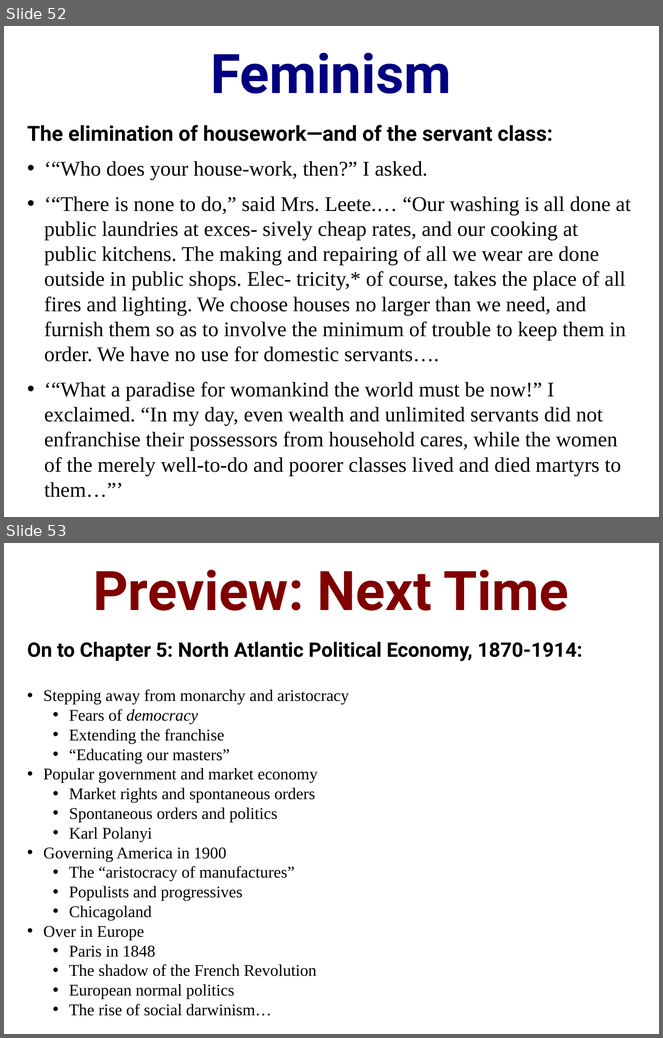
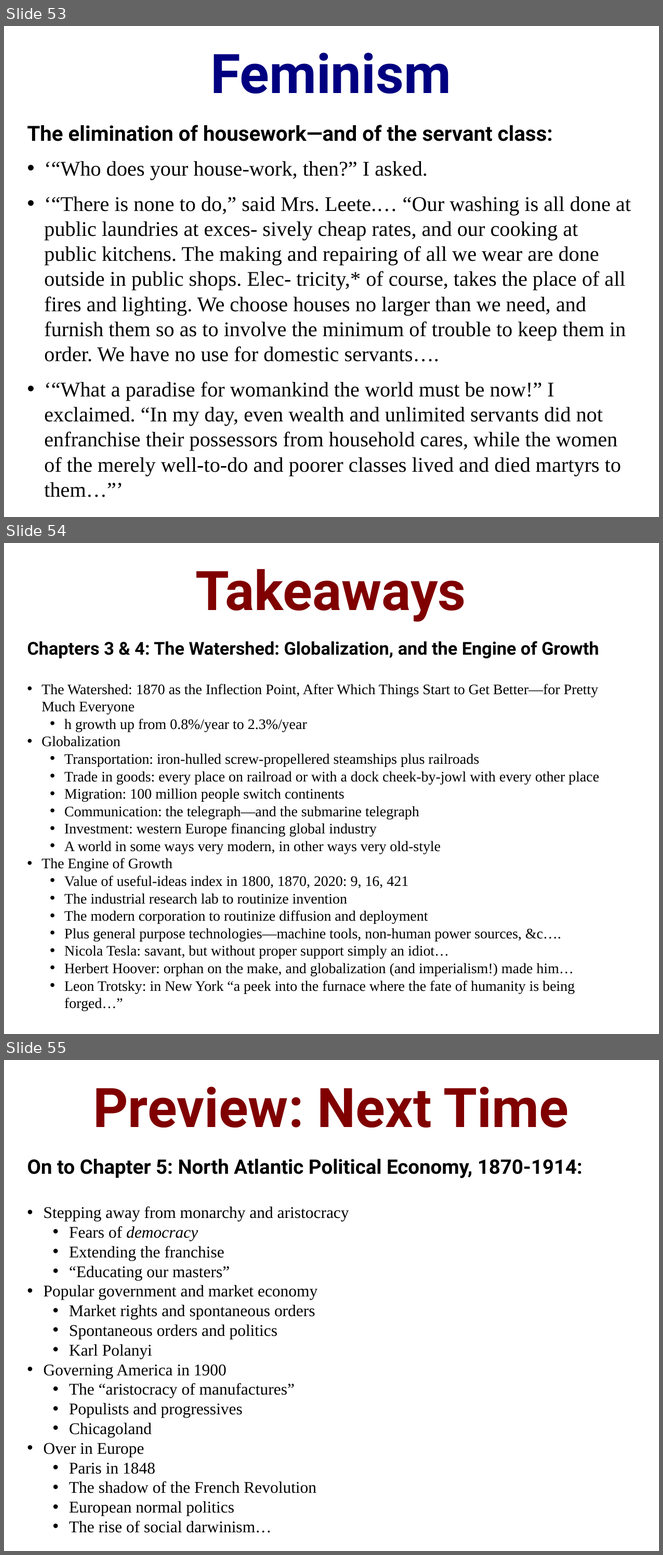
Before and after one commit to DavidLJ/public-files, a slide deck: econ-115-lecture-2.pptx. Shown one above the other, each under a label of ours: slides 52 and 53 before the commit, slides 53, 54 and 55 after it. The pictures are 663x1038 and 663x1555 pixels, drawn with LibreOffice and Linux fonts; fonts in the diff are those of the drawing. Boxes give left, top, right and bottom in pixels: in the first picture for what was removed or moved away, otherwise in the second. Text is boxed around its words. In the diff, an @@ line names an element or a change of style, - is before the commit and + after.

```diff
--- a/econ-115-lecture-2.pptx
+++ b/econ-115-lecture-2.pptx
@@ slide 54 added at [4,543,659,1034], background #FFFFFF @@
@@ title added at [196,569,466,622], 60 pt, text #800000, bold @@
+Takeaways
@@ text added at [27,641,599,1012], 16 pt, text #000000 @@
+Chapters 3 & 4: The Watershed: Globalization, and the Engine of Growth
+• The Watershed: 1870 as the Inflection Point, After Which Things Start to Get Better—for Pretty Much Everyone
+  • h growth up from 0.8%/year to 2.3%/year
+• Globalization
+  • Transportation: iron-hulled screw-propellered steamships plus railroads
+  • Trade in goods: every place on railroad or with a dock cheek-by-jowl with every other place
+  • Migration: 100 million people switch continents
+  • Communication: the telegraph—and the submarine telegraph
+  • Investment: western Europe financing global industry
+  • A world in some ways very modern, in other ways very old-style
+• The Engine of Growth
+  • Value of useful-ideas index in 1800, 1870, 2020: 9, 16, 421
+  • The industrial research lab to routinize invention
+  • The modern corporation to routinize diffusion and deployment
+  • Plus general purpose technologies—machine tools, non-human power sources, &c….
+  • Nicola Tesla: savant, but without proper support simply an idiot…
+  • Herbert Hoover: orphan on the make, and globalization (and imperialism!) made him…
+  • Leon Trotsky: in New York “a peek into the furnace where the fate of humanity is being forged…”
@@ what was slide 52 is now slide 53 @@
@@ what was slide 53 is now slide 55 @@
```
Also in this commit, not shown: 1 slide changed, 1 other slide added.
